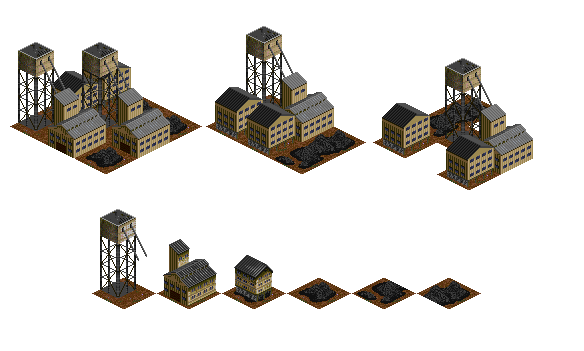
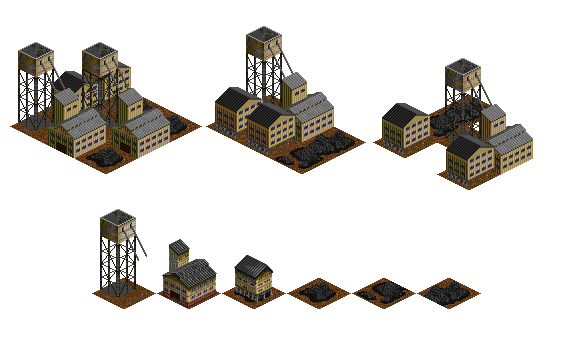
Comparing the layer stacks of the two 584 × 351 images. Changes:
painted on "Layer 4" over (x1=162, y1=245, x2=217, y2=308)
painted on "Layer 4 copy" over (x1=236, y1=288, x2=272, y2=302)
